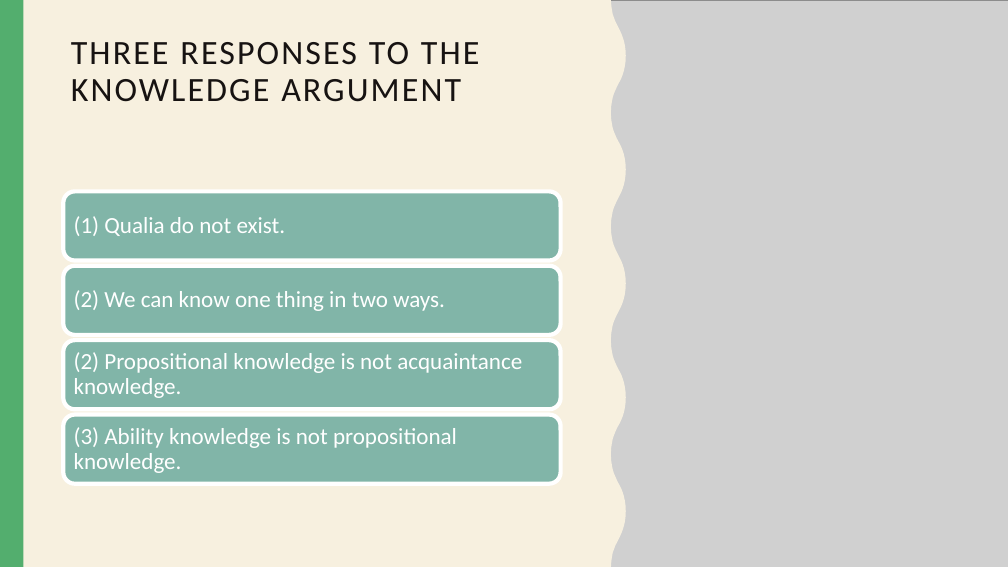
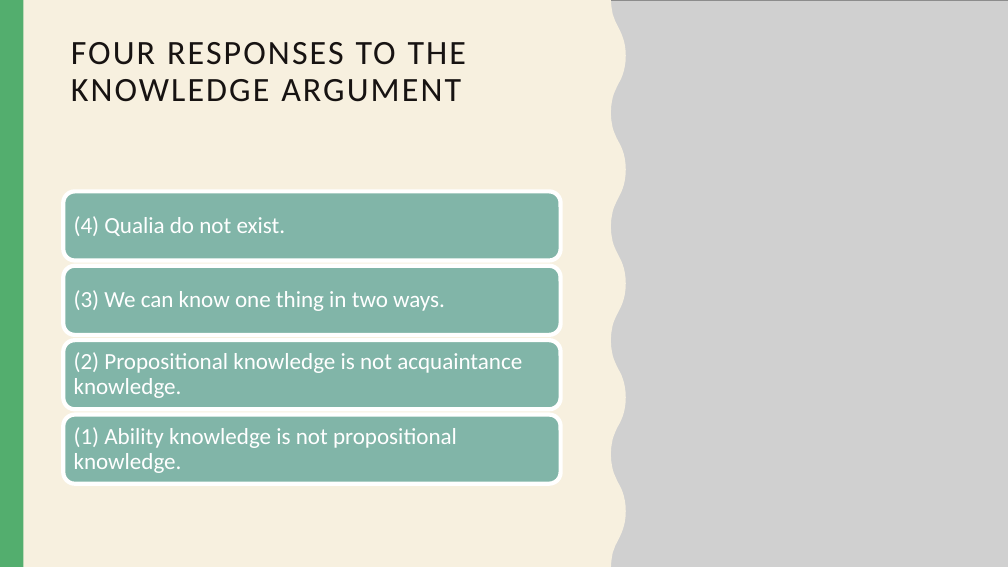
Before and after one commit to nirshaki-cell/A-level-Philosophy, a slide deck: slide 8 of downloads/Knowledge_Argument_Slides.pptx. Drawn at 1008x567 pixels with LibreOffice and Linux fonts; fonts in the diff are those of the drawing; grey boxes stand for pictures. Boxes give left, top, right and bottom in pixels: in the first picture for what was removed or moved away, otherwise in the second. Text is boxed around its words. In the diff, an @@ line names an element or a change of style, - is before the commit and + after.

```diff
--- a/downloads/Knowledge_Argument_Slides.pptx
+++ b/downloads/Knowledge_Argument_Slides.pptx
@@ title at [71, 42, 467, 102]: text changed @@
-THREE RESPONSES TO THE KNOWLEDGE ARGUMENT
+FOUR RESPONSES TO THE KNOWLEDGE ARGUMENT
@@ text at [74, 216, 286, 236]: text changed @@
-(1) Qualia do not exist.
+(4) Qualia do not exist.
@@ text at [74, 290, 445, 311]: text changed @@
-(2) We can know one thing in two ways.
+(3) We can know one thing in two ways.
@@ text at [74, 427, 457, 473]: text changed @@
-(3) Ability knowledge is not propositional knowledge.
+(1) Ability knowledge is not propositional knowledge.
```
Also in this commit, not shown: 1 other slide changed, 5 other files.
